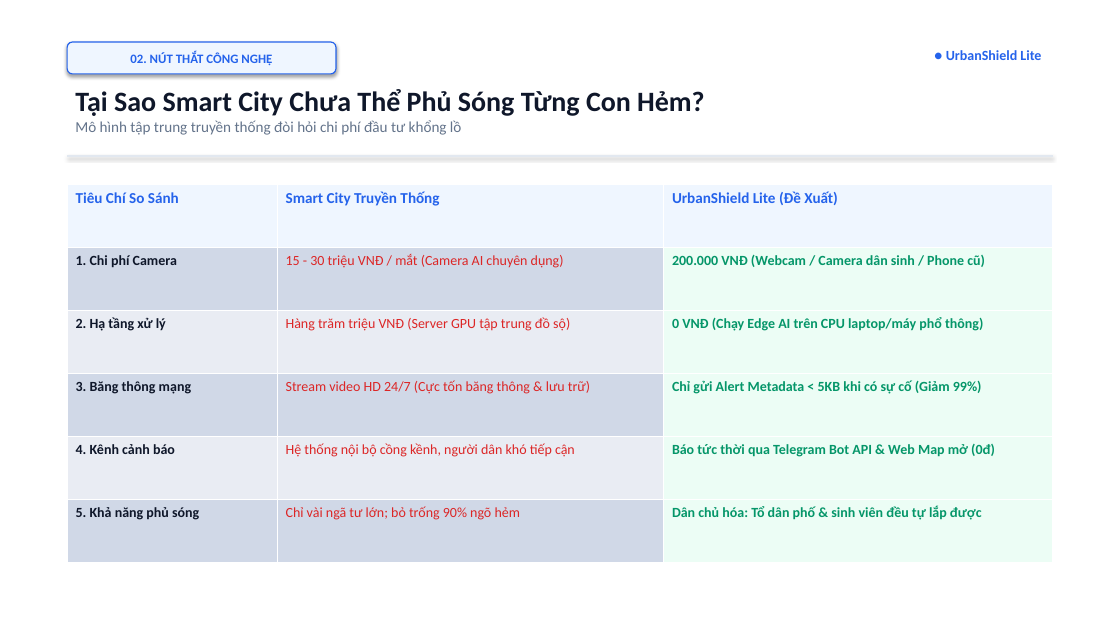
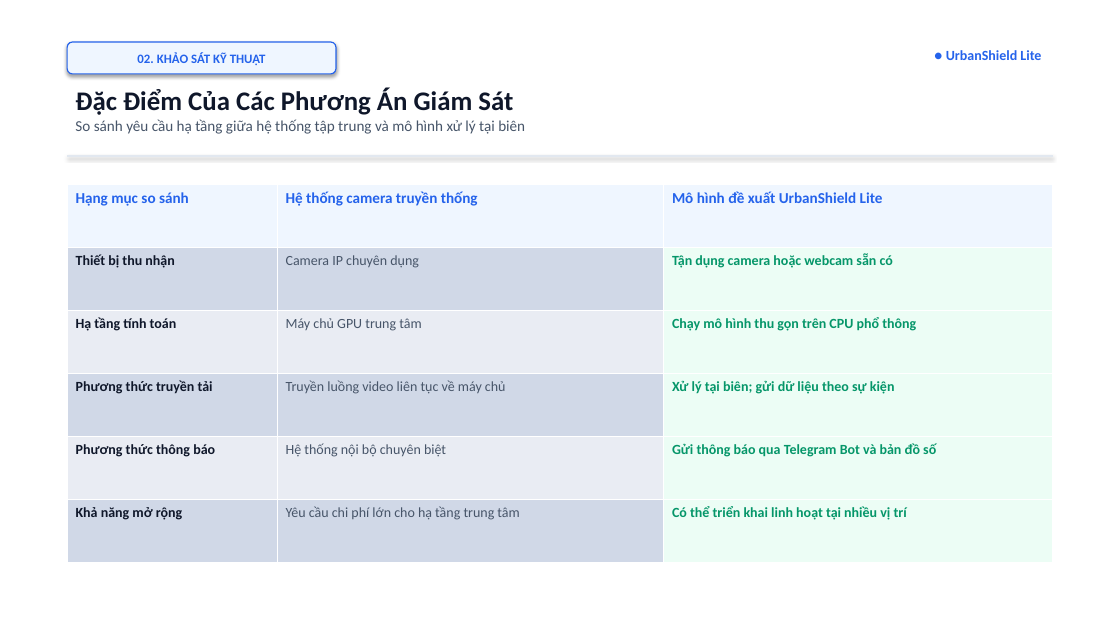
Before and after one commit to nphat-code/sgu-hackathon-2026-ai, a slide deck: slide 3 of SingleNode_UrbanShieldLite_Slides.pptx. Drawn at 1120x630 pixels with LibreOffice and Linux fonts; fonts in the diff are those of the drawing. Boxes give left, top, right and bottom in pixels: in the first picture for what was removed or moved away, otherwise in the second. Text is boxed around its words. In the diff, an @@ line names an element or a change of style, - is before the commit and + after.

```diff
--- a/SingleNode_UrbanShieldLite_Slides.pptx
+++ b/SingleNode_UrbanShieldLite_Slides.pptx
@@ text in rounded rectangle at (137,52,266,65): text changed @@
-02. NÚT THẮT CÔNG NGHỆ
+02. KHẢO SÁT KỸ THUẬT
@@ text at (75,88,525,134): text changed; text colour #64748B to #475569 @@
-Tại Sao Smart City Chưa Thể Phủ Sóng Từng Con Hẻm?
-Mô hình tập trung truyền thống đòi hỏi chi phí đầu tư khổng lồ
+Đặc Điểm Của Các Phương Án Giám Sát
+So sánh yêu cầu hạ tầng giữa hệ thống tập trung và mô hình xử lý tại biên
@@ table at (67,185,1053,563) @@
-row 1: Tiêu Chí So Sánh | Smart City Truyền Thống | UrbanShield Lite (Đề Xuất)
+row 1: Hạng mục so sánh | Hệ thống camera truyền thống | Mô hình đề xuất UrbanShield Lite
-row 2: 1. Chi phí Camera | 15 - 30 triệu VNĐ / mắt (Camera AI chuyên dụng) | 200.000 VNĐ (Webcam / Camera dân sinh / Phone cũ)
+row 2: Thiết bị thu nhận | Camera IP chuyên dụng | Tận dụng camera hoặc webcam sẵn có
-row 3: 2. Hạ tầng xử lý | Hàng trăm triệu VNĐ (Server GPU tập trung đồ sộ) | 0 VNĐ (Chạy Edge AI trên CPU laptop/máy phổ thông)
+row 3: Hạ tầng tính toán | Máy chủ GPU trung tâm | Chạy mô hình thu gọn trên CPU phổ thông
-row 4: 3. Băng thông mạng | Stream video HD 24/7 (Cực tốn băng thông & lưu trữ) | Chỉ gửi Alert Metadata < 5KB khi có sự cố (Giảm 99%)
+row 4: Phương thức truyền tải | Truyền luồng video liên tục về máy chủ | Xử lý tại biên; gửi dữ liệu theo sự kiện
-row 5: 4. Kênh cảnh báo | Hệ thống nội bộ cồng kềnh, người dân khó tiếp cận | Báo tức thời qua Telegram Bot API & Web Map mở (0đ)
+row 5: Phương thức thông báo | Hệ thống nội bộ chuyên biệt | Gửi thông báo qua Telegram Bot và bản đồ số
-row 6: 5. Khả năng phủ sóng | Chỉ vài ngã tư lớn; bỏ trống 90% ngõ hẻm | Dân chủ hóa: Tổ dân phố & sinh viên đều tự lắp được
+row 6: Khả năng mở rộng | Yêu cầu chi phí lớn cho hạ tầng trung tâm | Có thể triển khai linh hoạt tại nhiều vị trí
```
Also in this commit, not shown: 7 other slides changed, 7 other files.
